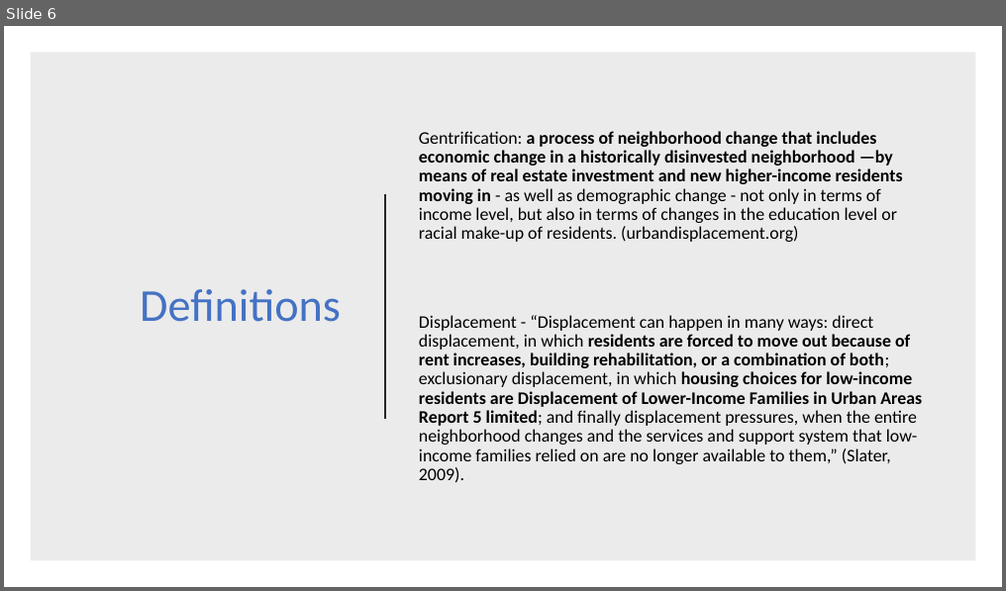
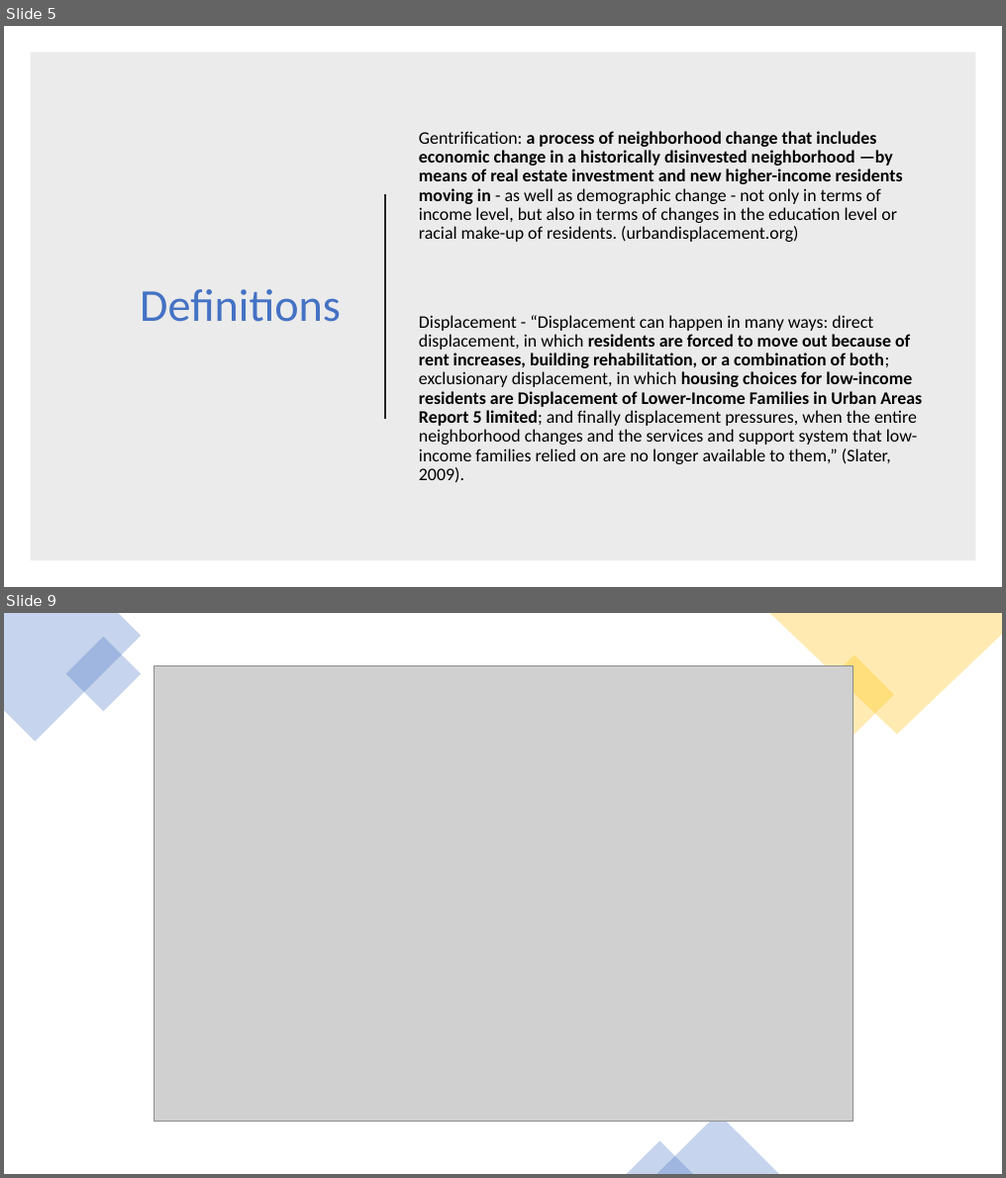
Before and after one commit to rbarre23/rbarre23, a slide deck: 5_Final_Project/3_Presentation/Gentrification and Citizenship.pptx. Shown one above the other, each under a label of ours: slide 6 before the commit, slides 5 and 9 after it; the slides between them are not shown. The pictures are 1006x591 and 1006x1178 pixels, drawn with LibreOffice and Linux fonts; fonts in the diff are those of the drawing; grey boxes stand for pictures. Boxes give left, top, right and bottom in pixels: in the first picture for what was removed or moved away, otherwise in the second. Text is boxed around its words. In the diff, an @@ line names an element or a change of style, - is before the commit and + after.

```diff
--- a/5_Final_Project/3_Presentation/Gentrification and Citizenship.pptx
+++ b/5_Final_Project/3_Presentation/Gentrification and Citizenship.pptx
@@ slide 9 added at bbox=[4, 613, 1002, 1174], background #FFFFFF @@
@@ freeform shape added at bbox=[4, 613, 141, 742], fill #4472C4 at 30% opacity @@
@@ rectangle added at bbox=[66, 637, 142, 712], fill #4472C4 at 30% opacity @@
@@ freeform shape added at bbox=[770, 613, 1002, 735], fill #FFC000 at 30% opacity @@
@@ picture added at bbox=[153, 665, 853, 1121] @@
@@ rectangle added at bbox=[815, 656, 894, 735], fill #FFC000 at 30% opacity @@
@@ triangle added at bbox=[656, 1114, 779, 1174], fill #4472C4 at 30% opacity @@
@@ triangle added at bbox=[627, 1142, 693, 1174], fill #4472C4 at 30% opacity @@
@@ what was slide 6 is now slide 5 @@
```
Also in this commit, not shown: 2 slides changed, 3 other slides added, 2 slides removed, 3 other files.
